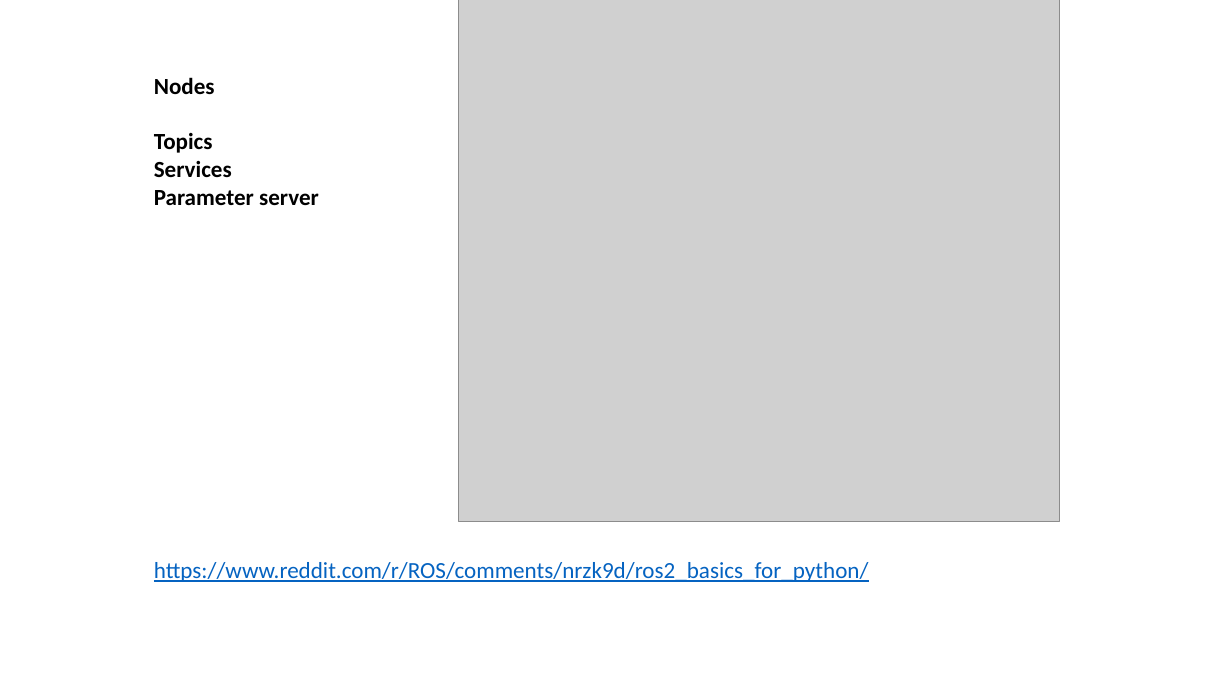
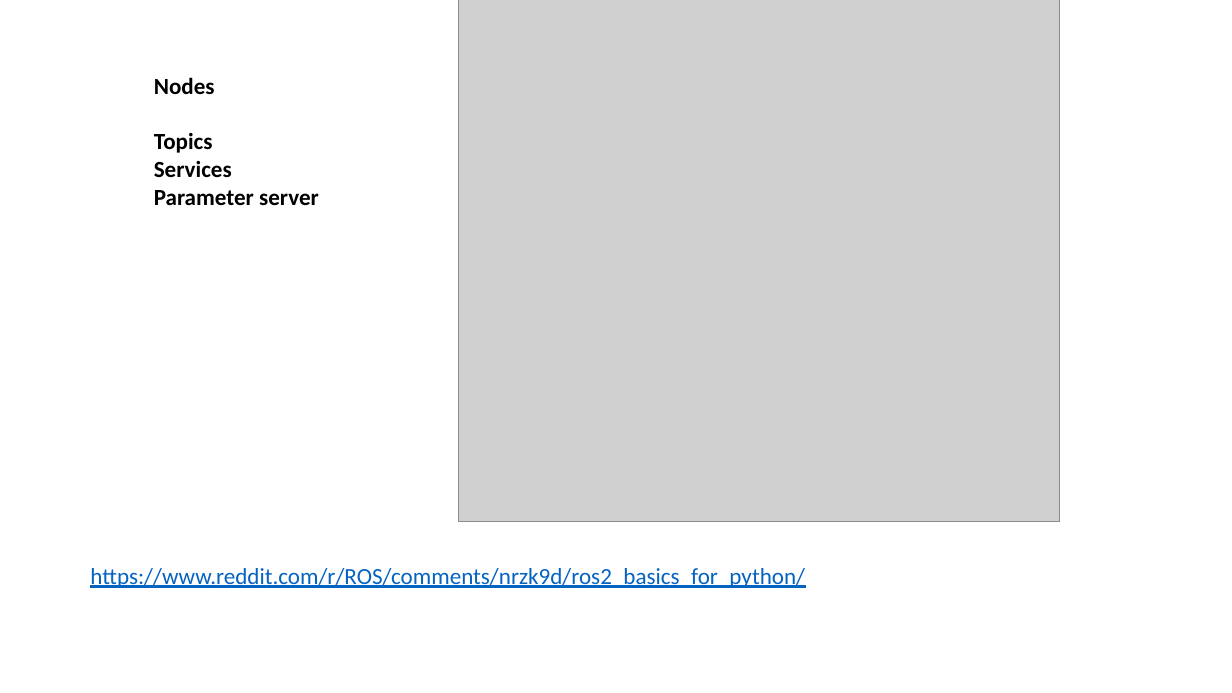
Before and after one commit to letrthong/ros2, a slide deck: slide 5 of ros2.pptx (slide 4 before the commit). Drawn at 1232x693 pixels with LibreOffice and Linux fonts; fonts in the diff are those of the drawing; grey boxes stand for pictures. Boxes give left, top, right and bottom in pixels: in the first picture for what was removed or moved away, otherwise in the second. Text is boxed around its words. In the diff, an @@ line names an element or a change of style, - is before the commit and + after.

```diff
--- a/ros2.pptx
+++ b/ros2.pptx
@@ text "https://www.reddit.com/r/ROS/comments/nrzk9d/ros2_basics_for ...": place and size @@
-text "https://www.reddit.com/r/ROS/comments/nrzk9d/ros2_basics_for ..." at [154,562,869,582]
+text "https://www.reddit.com/r/ROS/comments/nrzk9d/ros2_basics_for ..." at [90,568,805,588]
```
Also in this commit, not shown: 1 other slide changed, 1 slide added, 1 other file.
